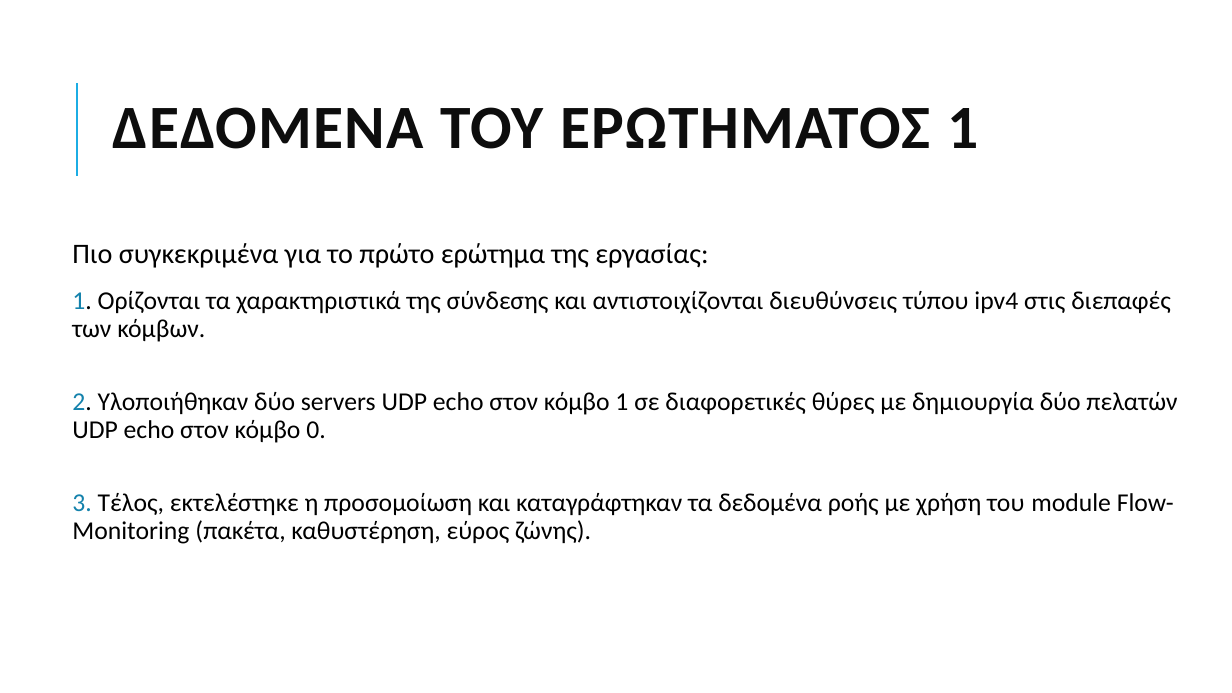
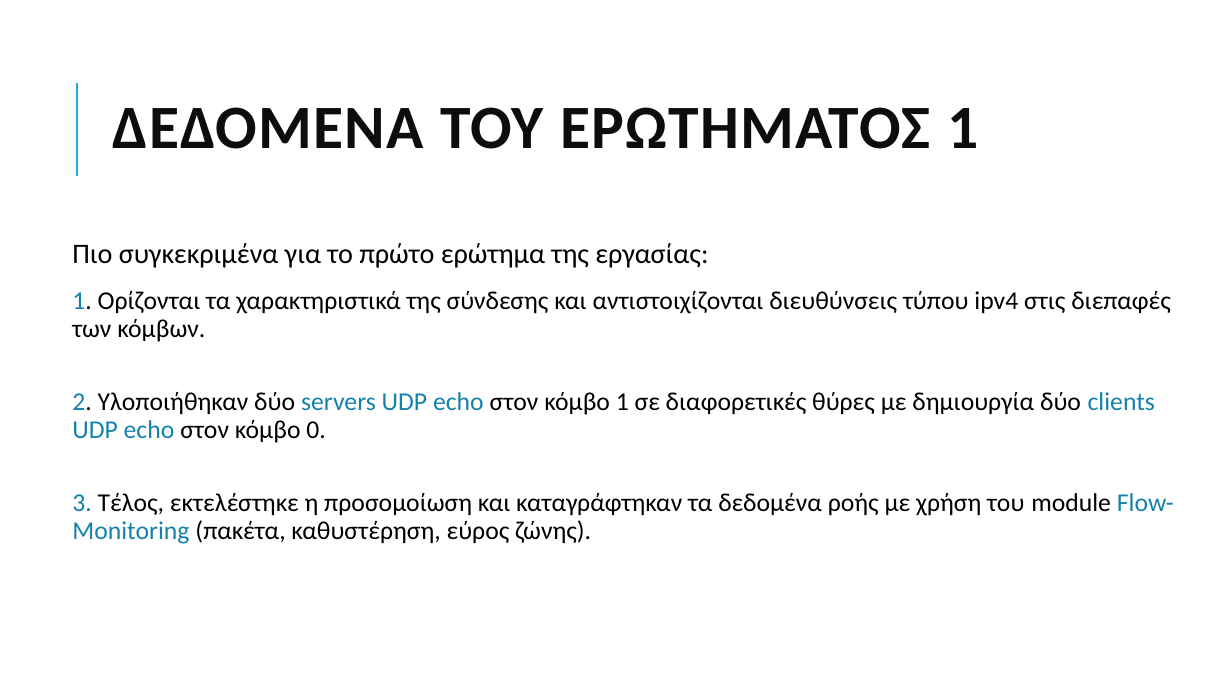
Before and after one commit to grgmyl/Ns3Project, a slide deck: slide 5 of Presentations/Ns-3_presentation_F.pptx. Drawn at 1232x693 pixels with LibreOffice and Linux fonts; fonts in the diff are those of the drawing. Boxes give left, top, right and bottom in pixels: in the first picture for what was removed or moved away, otherwise in the second. Text is boxed around its words. In the diff, an @@ line names an element or a change of style, - is before the commit and + after.

```diff
--- a/Presentations/Ns-3_presentation_F.pptx
+++ b/Presentations/Ns-3_presentation_F.pptx
@@ text at bbox=[72, 392, 1155, 443]: text changed @@
-2. Yλοποιήθηκαν δύο servers UDP echo στον κόμβο 1 σε διαφορετικές θύρες με δημιουργία δύο πελατών UDP echo στον κόμβο 0.
+2. Yλοποιήθηκαν δύο servers UDP echo στον κόμβο 1 σε διαφορετικές θύρες με δημιουργία δύο clients UDP echo στον κόμβο 0.
@@ text at bbox=[72, 493, 1174, 544]: text colour #000000 to #1482AC in "Flow-Monitoring" @@
```
Also in this commit, not shown: 8 other slides changed.
